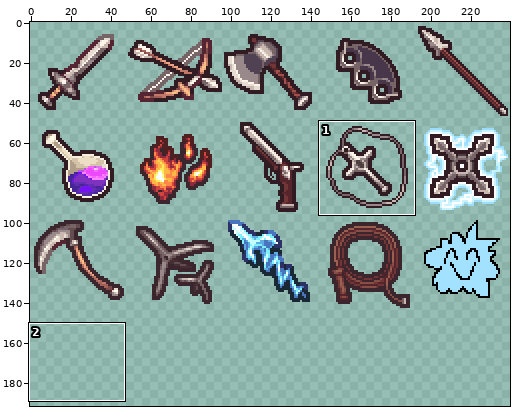
Sprite sheet, stored at Assets/Sprites/UI/Icons/sprite_weapons.png. The picture above shows the old version from afar; the outline marks the close-up.
Close-up. Before the edit:
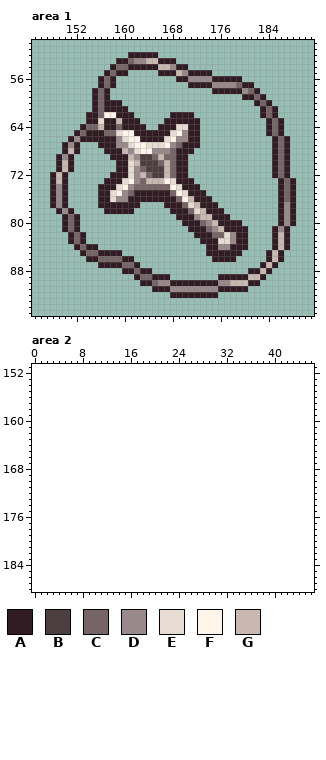
The file is 240x144 pixels. Colours within 5 levels of each other are drawn and written as one. Shown: area 1: x 145..191, y 50..95; area 2: x 0..46, y 151..188. The old version is drawn lined up with the new one, on the new canvas. The commit also changed other parts of the picture, which this record leaves out.
Palette (. is transparent): A #311c23  B #4d3e3f  C #776466  D #99898b  E #e6dcd1  F #fff4e9  G #c9b8b0
Pixels before, area 1, first column x 148:
52 .............AAAAA.......................
53 ...........AACDDGGAAA....................
54 ..........ACCAAAAAGGDAA..................
55 .........ACAA.....AAAGDAAAA..............
56 ........ACA..........AADDDDAAAAA.........
57 ........ACA............AAAADDDDCAA.......
58 .......ACA.................AAAAADCA......
59 .......ACA......................AACA.....
60 .......ACAAA......................ACA....
61 .......ACAAAA......................ACA...
62 ......AACFFAAA......AAAA...........ACA...
63 ......AAEAAGAAA....AAAAAA...........ACA..
64 .....ACCGAACAAAA..AAAEEAA...........ACA..
65 ....ACAAACCEFFAAAAAAEFDAA...........ACA..
66 ...ADAAAAAADEFFAAAAEFDDAA............ACA.
67 ..ADA...AAADDEFFEEEFDCAAA............ACA.
68 ..AGA....AAAGDEFFDDDCAAA.............ACA.
69 .ADA......AAAGDBBCGCCAA..............ACA.
70 .AGA.......AAEGBBBCGCAA..............ACA.
71 .AGA.......AAEDCBBBGCAA..............ACA.
72 AGA.......AAAEDGCBBGCAA..............ACA.
73 AGA......AAAEFDCGGGFEAAA..............ACA
74 ADA.....AAAEFDCCCCCCFEAAA.............ACA
75 ADA.....AAEFDCAAAAAACFEAAA............ACA
76 ADA.....AAEDDAAAAAAAACFGAAA...........ACA
77 ADA.....AAAAAAA....AAACEGAAA..........ADA
78 .ADA.....AAAAA......AAACEGAAA.........ADA
79 ..ACA................AAADGGAAA........ADA
80 ..ACA.................AAACDGAAAA......ADA
81 ..ACA..................AAACDGAAAA....ADA.
82 ...ACA..................AAACCEDAA....AGA.
83 ...ACA...................AAAEEDAA....AGA.
84 ....ACAA..................AADDAAA....AGA.
85 .....ACCAAAA..............AAAAAA....AGA..
86 ......AACCCCAA.............AAAA.....AGA..
87 ........AAAACCA....................AGA...
88 ............AACAA................AAGA....
89 ..............ACCAAA........AAAAAGGA.....
90 ...............AACDDAAAAAAAADDGGGAA......
91 .................AAADDDDDDDDAAAAA........
92 ....................AAAAAAAA.............
New version:
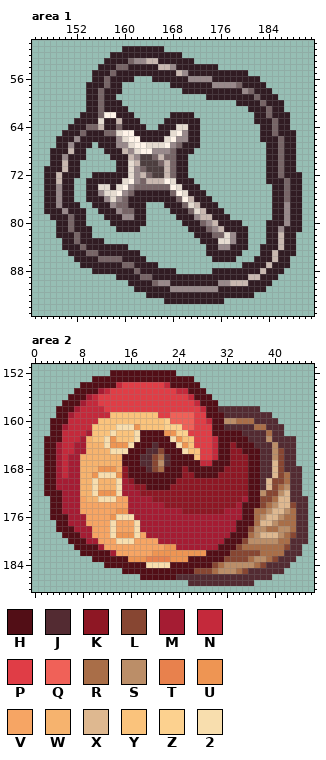
Colours new in this view: H #520e16  J #532b32  K #8e1724  L #874632  M #a51c33  N #c4293b  P #e03d46  Q #f06158  R #a96e48  S #bb8e68  T #e8814d  U #ee9553  V #f6a564  W #f6b36e  X #deb890  Y #fac37c  Z #fcd18f  2 #f8deae
Diff:
canvas 240x144 -> 240x192
Changed rows in their new state; - is an unchanged pixel.
Area 1:
first column x 147:
51 -------------AAAAAAA-----------------------
52 -----------AAA-----AAAA--------------------
53 ----------AA----------AAA------------------
54 ---------AA-------------AAAAA--------------
55 --------AA----AAAAA---------AAAAAA---------
56 --------A---AAA---AAAA-----------AAA-------
57 -------AA---A--------AAA-----------AA------
58 -------A---AA----------AAAAA--------AA-----
59 -------A---A---------------AAAAAA----AA----
60 -------A------------------------AAA---AA---
61 -------A--------------------------AA---A---
62 ------A----------------------------A---AA--
63 -----AA----------------------------AA---A--
64 ----AA------------------------------A---A--
65 ---AA-------------------------------A---AA-
66 --AA--------------------------------AA---A-
67 --A---AA-----------------------------A---A-
68 -AA---A------------------------------A---A-
69 -A---AA------------------------------A---A-
70 -A---A-------------------------------A---A-
71 AA---A-------------------------------A---A-
72 A---AA--AAA--------------------------A---AA
73 A---A--AAA---------------------------AA---A
74 A---A--AAEE---------------------------A---A
75 A---A--AADE---------------------------A---A
76 A---A--AA-D--C------------------------A---A
77 A---AA--A--DCC--A---------------------A---A
78 AA---AA--A--DCCAA---------------------A---A
79 -AA---A---AAADDAA---------------------A---A
80 --A---A----AAAAAA--------------------AA---A
81 --A---AA----AAAA---------------------A---AA
82 --AA---A-----------------------------A---A-
83 ---A---AAA---------------------------A---A-
84 ---AA----AAAAA----------------------AA---A-
85 ----AA-------AAA--------------------A---AA-
86 -----AA--------AA------------------AA---A--
87 ------AAA-------AAA--------------AAA---AA--
88 --------AAAAA-----AAAA------AAAAAA----AA---
89 ------------AAA------AAAAAAAA--------AA----
90 --------------AA--------------------AA-----
91 ---------------AAA----------------AAA------
92 -----------------AAAA--------AAAAAA--------
93 --------------------AAAAAAAAAA-------------
Area 2:
first column x 2:
152 -----------HHHHHHHHHHH----------------------
153 --------HHHHHHHHHHHHHHHHH-------------------
154 ------HHHHHHNPPPPPPPNHHHHH------------------
155 -----HHHHMNPPPPPPPPPPPNNHHH-----------------
156 ----HHHMNPPPPPPPPPPPPPPPNHHH----------------
157 ---HHHMNNPPPPPPPPPPPPPPPPNHHH---------------
158 --HHHMNNNNPPPPPPPPPPPPPPPPNHHJJJJJJJ--------
159 --HHMNNNNNNYYYYYYYYPPQQQQPPHHHJJJJJJJJ------
160 -HHHNNNNNYYYYYYYYYYYZQQQQPPNHHSSRRRJJJJ-----
161 -HHMNNNNYYYY222UYYYYZZZQQPPPHHJJJJJRRJJJ----
162 -HHNNNNMYYY2YYY2HHHHUUZZPPPPHHHHHJJJJRJJ----
163 HHHNNNMWYY2UYYY2HHHHH2UYYPPPNHHHHHJJJSJJJJ--
164 HHMNNMMWWW2UUU2HHHJHHH2UYPPPNHHKHHHJJJSJJJ--
165 HHMNNMMWWWW222HHHJJLHHH2YYPPNHHKKHHHJJSLJJ--
166 HHMNMMWWWWWWWHHHJJLRJHHHHYPPNHHKKKHHJJSLJJ--
167 HHMNMMWWWWWWWHHHJJLSJHHHHHNNHHHKKKHHJJXLJJ--
168 HHMNMMWWWUUUWKHHHJLRHHHKHHHHHHKKKKHHJJXLJJJ-
169 HHMNMMWWU222UKHHHHHHHHHKKHHHHKKKKKHHJJXLRJJ-
170 HHMMMMWW2WWW2MKHHHHHHHKKKKKKKKKKKKHHJXLLRJJ-
171 HHMMMMWW2WWW2MMKKHHHHKKKKKKKKKKKKKHHJXLRSJJ-
172 HHHMMMWW2UUU2MMMKKKKKKKKKKKKKKKKKKHHSLLSXJJ-
173 -HHMMMVWW222VVMMMMKKKKKKKKKKKKKKKMHHLLRXXJJJ
174 -HHMMMVVVVVVVVMMMMMMKKKKKKKKKKKKMHHHLRSXXLJJ
175 -HHMMMVVVVVVUUMMMMMMMMMKKKKKKKMMMHHRRSXXSRJJ
176 -HHHMMMVVVVU222MMMMMMMMMMMMMMMMMMHHRSXXSRRJJ
177 --HHMMMVVVV2VVV2MMMMMMMMMMMMMMMMHHHRXXSRRRJJ
178 --HHHMMMVVV2VVV2MMMMMMMMMMMMMMMMHHLSSRRSSRJJ
179 ---HHHMMVVV2UUU2VMMMMMMMMMMMMMMHHHRSXXXSRLJJ
180 ----HHHMMVVV222VVVVMMMMMMMMMMMHHHLSSSSSRRJJJ
181 -----HHHHMVVVVVVVVVVUUMMMMMMMHHHLRRRRRRRLJJ-
182 ------HHHHHMVVVVVVUUUUUUUUUHHHHLLLLLRRRRJJJ-
183 --------HHHHHHUUUTTTTUUUHHHHHHLLLLRSSRLJJJ--
184 ----------HHHHHHH2222HHHHHHHLRSSSSSRLJJJJ---
185 -------------HHHHHHHHHHHHLLLRSSSRLJJJJJJ----
186 ----------------HHHHHHJJJJJJJJJJJJJJJJ------
187 ------------------------JJJJJJJJJJJ---------
Pixel boxes of the changes (left, top, right, bottom) in both close-ups:
changed: (44, 46, 302, 304)
added: (44, 370, 308, 586)
